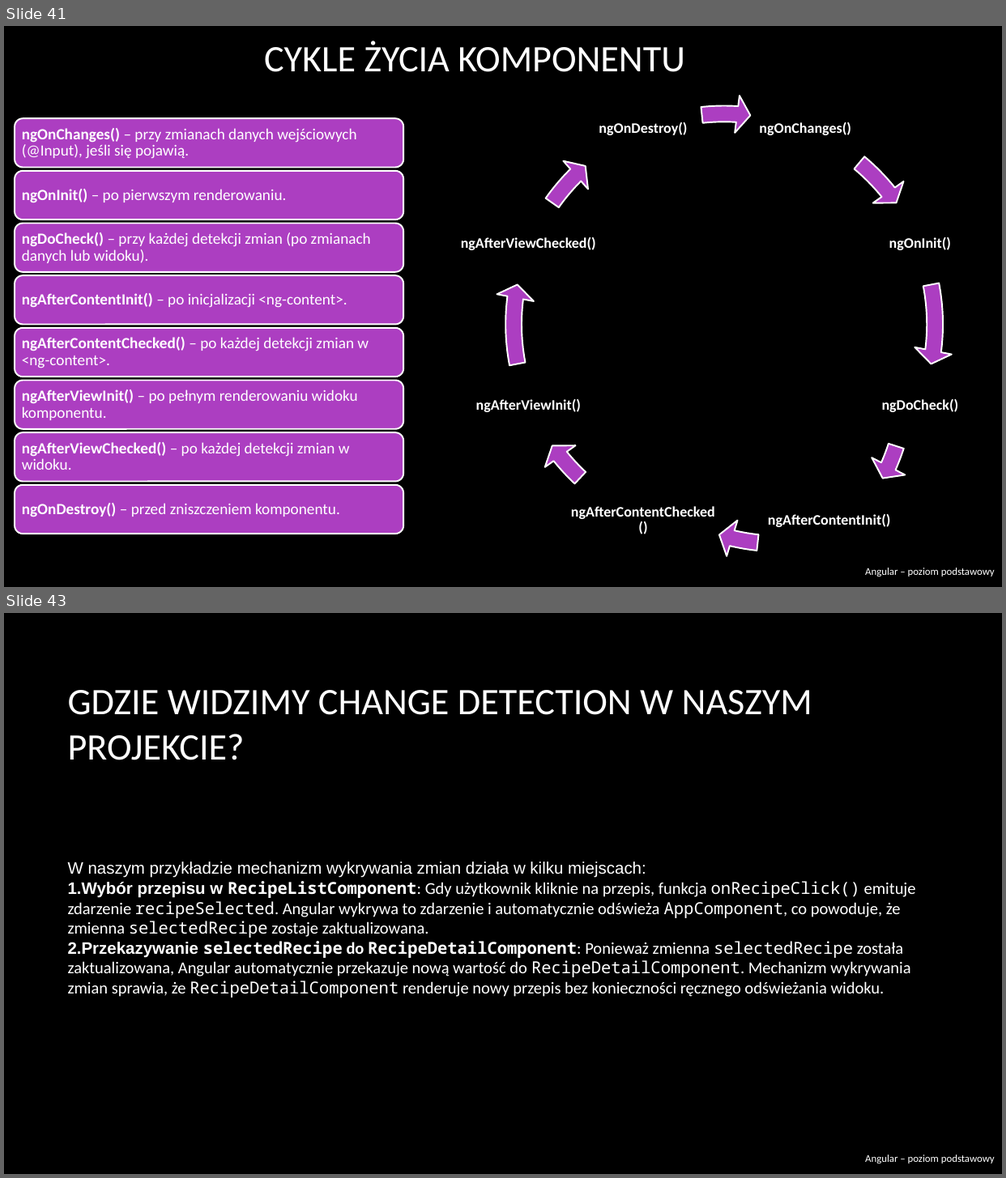
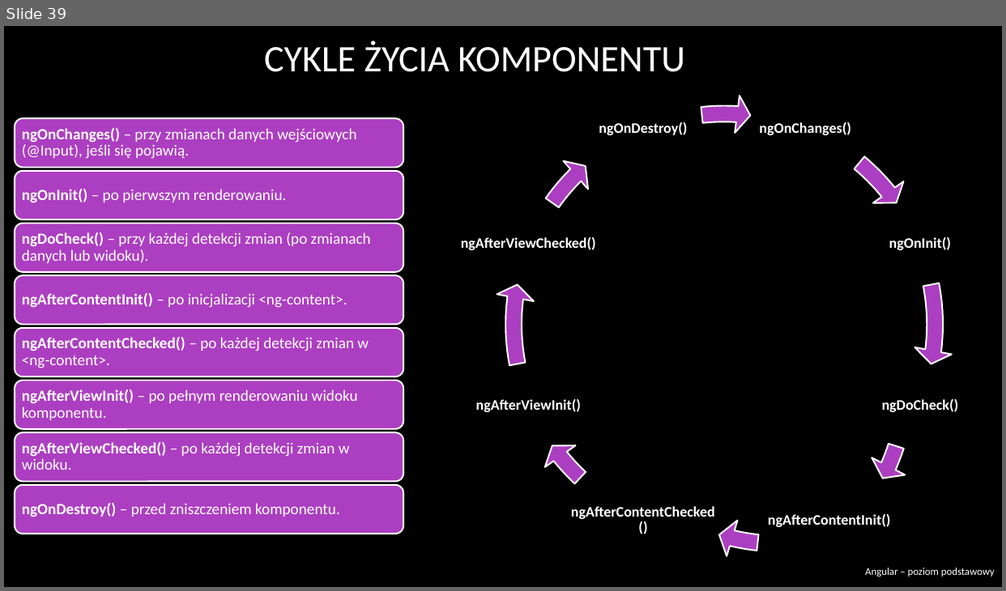
Before and after one commit to RafalSzczuka/angular-course-pfr, a slide deck: prezentacja/Angular beginner.pptx. Shown one above the other, each under a label of ours: slides 41 and 43 before the commit, slide 39 after it; the slides between them are not shown. The pictures are 1006x1178 and 1006x591 pixels, drawn with LibreOffice and Linux fonts; fonts in the diff are those of the drawing; background and template pictures are left out. Boxes give left, top, right and bottom in pixels: in the first picture for what was removed or moved away, otherwise in the second. Text is boxed around its words. In the diff, an @@ line names an element or a change of style, - is before the commit and + after.

```diff
--- a/prezentacja/Angular beginner.pptx
+++ b/prezentacja/Angular beginner.pptx
@@ slide 43 removed at box(4, 613, 1002, 1174), background picture (left out) @@
@@ title removed at box(68, 690, 812, 760) @@
-GDZIE WIDZIMY CHANGE DETECTION W NASZYM PROJEKCIE?
@@ text removed at box(68, 862, 916, 998) @@
-W naszym przykładzie mechanizm wykrywania zmian działa w kilku miejscach:
-1. Wybór przepisu w RecipeListComponent: Gdy użytkownik kliknie na przepis, funkcja onRecipeClick() emituje zdarzenie recipeSelected. Angular wykrywa to zdarzenie i automatycznie odświeża AppComponent, co powoduje, że zmienna selectedRecipe zostaje zaktualizowana.
-2. Przekazywanie selectedRecipe do RecipeDetailComponent: Ponieważ zmienna selectedRecipe została zaktualizowana, Angular automatycznie przekazuje nową wartość do RecipeDetailComponent. Mechanizm wykrywania zmian sprawia, że RecipeDetailComponent renderuje nowy przepis bez konieczności ręcznego odświeżania widoku.
@@ text removed at box(865, 1155, 995, 1164) @@
-Angular – poziom podstawowy
@@ what was slide 41 is now slide 39 @@
```
Also in this commit, not shown: 13 slides changed, 3 slides added, 7 other slides removed, 19 other files.
